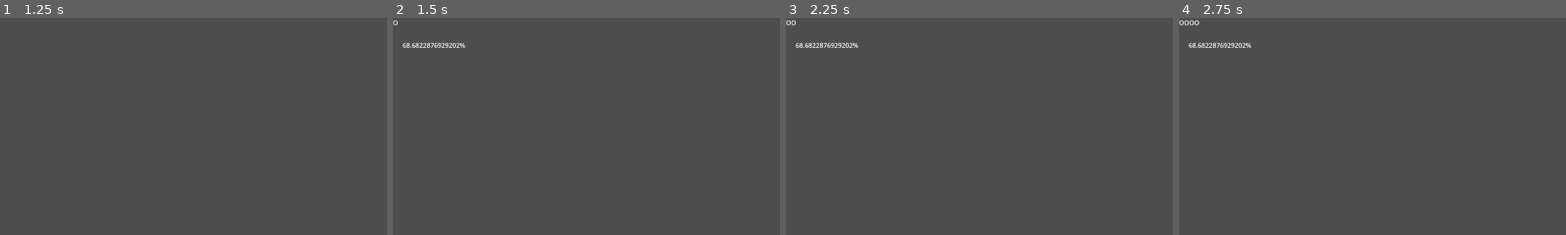
Above: before the commit, frames 1-4 (left to right).
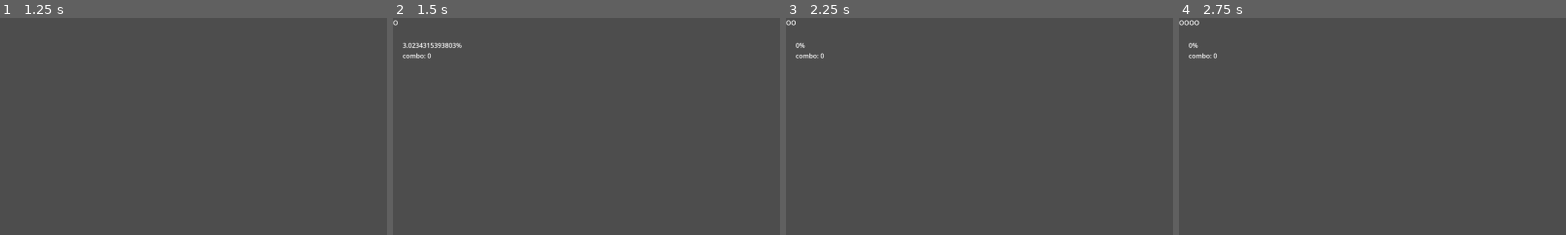
Above: after the commit, the same moments.

Repository: Quarticore/UntitledTomatoGame
Game: Godot game, scene res://scenes/metronome.tscn
Same seed, same stepped clock (60 frames per second), same inputs: the game is played once before the commit and once after it. The project has no main scene, so this scene is started directly. Sound files missing from this copy of the repository are replaced by a short silence.
Inputs:
- Up to frame 1 (1.25 s): tap Enter at 0.5 s; tap F (Input_PLEASE_REMOVE) at 0.6 s
- Up to frame 2 (1.5 s): tap Space (PauseSong_PLEASE_REMOVE) at 1.25 s; tap F (Input_PLEASE_REMOVE) at 1.35 s
- Up to frame 3 (2.25 s): tap Enter at 2 s; tap F (Input_PLEASE_REMOVE) at 2.1 s
- Up to frame 4 (2.75 s): no input
The pictures show only the part of the screen within x 0-50%, y 0-50%; the shares and areas given below are measured in that part.

Frame 1 is identical in both runs. In frame 2, 0.3% of the frame differs, in the area x 2-19%, y 11-19%; in frame 3, 0.4%; in frame 4, 0.4%.

Commit message:
feat: combo

Diff:
--- a/assets/scripts/metronome.gd
+++ b/assets/scripts/metronome.gd
@@ -3,13 +3,14 @@
 @onready var Player: AudioStreamPlayer = $AudioStreamPlayer
 @onready var Output: Label = $Output
 @onready var Accuracy: Label = $Accuracy
-var input_within = 0.3
-var input_offset = -0.3
+var input_within = 0.2
+var input_offset = -0.4
 var bpm = 125.0
 var bps = bpm / 60
 var offset = 0.2
 var last_beat_elapsed = 0.0
 var paused_at = 0.0
+var combo = 0
 
 # Called when the node enters the scene tree for the first time.
 func _ready() -> void:
@@ -37,6 +38,7 @@
 
 	# Round to whole number, see if different
 	if round(beats_elapsed) != round(last_beat_elapsed):
+		emit_signal("new_beat", beats_elapsed)
 		push_o_on_beat()
 
 	last_beat_elapsed = beats_elapsed
@@ -54,8 +56,16 @@
 		# We hit! Show accuracy
 		var complement = input_within - difference
 		var as_percentage = (complement / input_within) * 100
-		Accuracy.text = str(as_percentage) + "%"
+		Accuracy.text = str(as_percentage) + "%\ncombo: " + str(combo)
 
+		combo += 1
+		emit_signal("rhythm_input", as_percentage, combo)
+		return
+
+	Accuracy.text = "0%\ncombo: 0"
+
+	combo = 0
+	emit_signal("rhythm_input", 0.0, combo)
 
 func push_o_on_beat():
 	Output.text = Output.text + "O"
